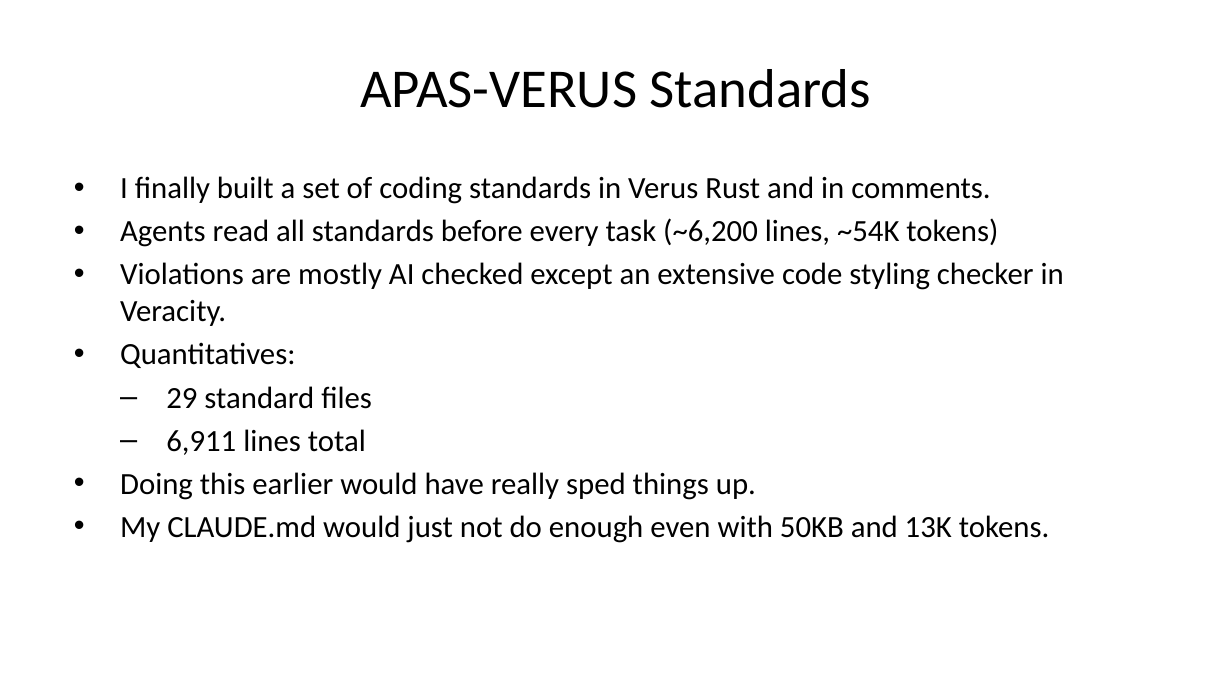
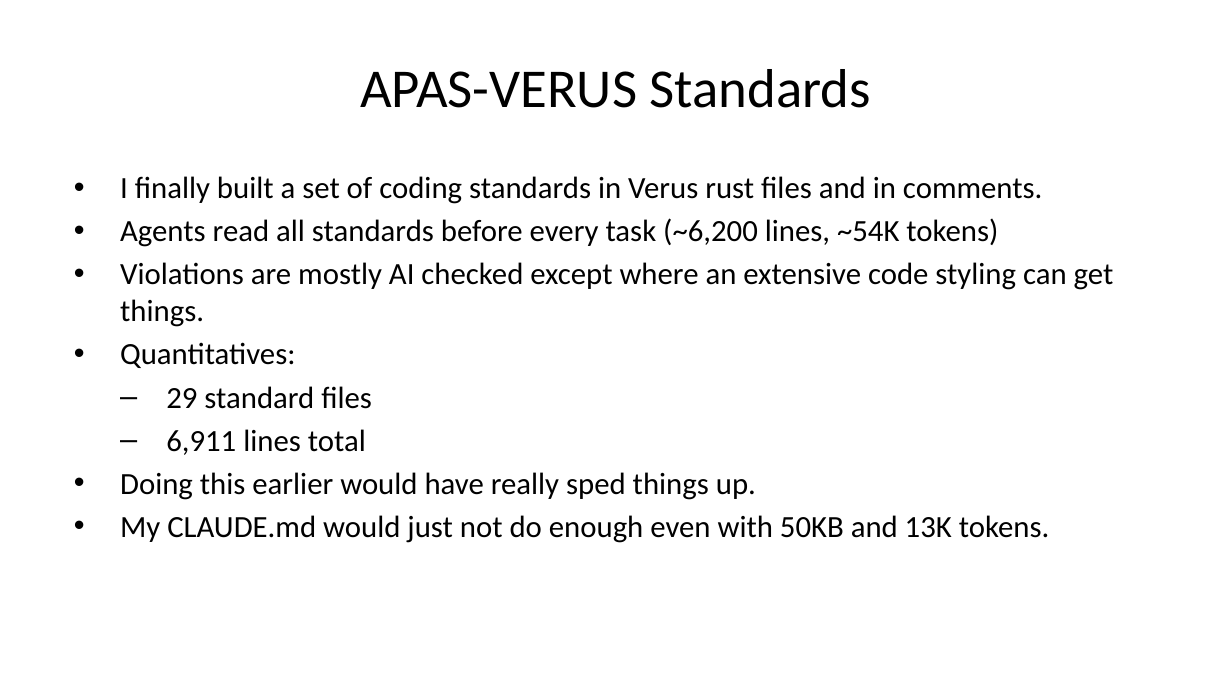
Before and after one commit to briangmilnes/APAS-VERUS, a slide deck: slide 47 of lectures/slidesMSR.pptx. Drawn at 1232x693 pixels with LibreOffice and Linux fonts; fonts in the diff are those of the drawing. Boxes give left, top, right and bottom in pixels: in the first picture for what was removed or moved away, otherwise in the second. Text is boxed around its words. In the diff, an @@ line names an element or a change of style, - is before the commit and + after.

```diff
--- a/lectures/slidesMSR.pptx
+++ b/lectures/slidesMSR.pptx
@@ text at (120, 176, 1043, 204): text changed @@
-• I finally built a set of coding standards in Verus Rust and in comments.
+• I finally built a set of coding standards in Verus rust files and in comments.
@@ text at (120, 262, 1114, 327): text changed @@
-• Violations are mostly AI checked except an extensive code styling checker in Veracity.
+• Violations are mostly AI checked except where an extensive code styling can get things.
```
Also in this commit, not shown: 14 other slides changed, 2 slides added, 1 slide removed, 2 other files.
